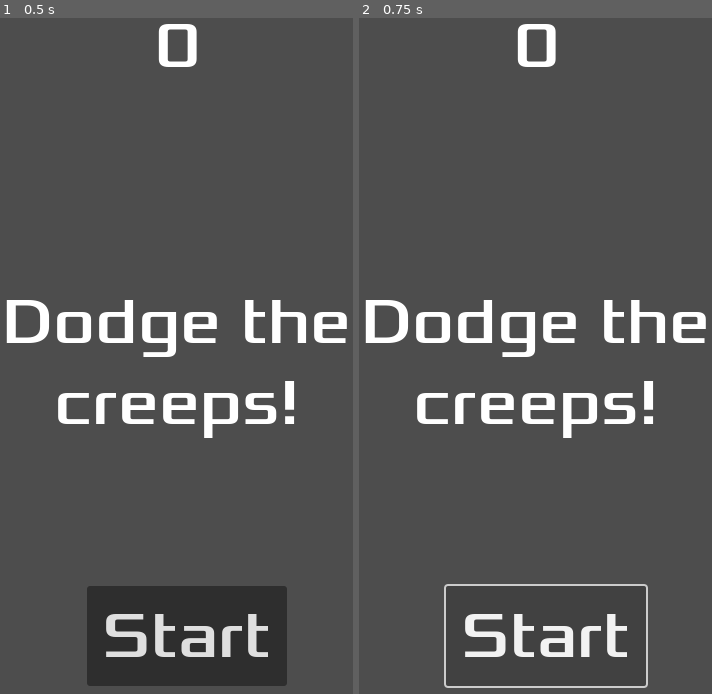
Above: before the commit, frames 1-2 (left to right).
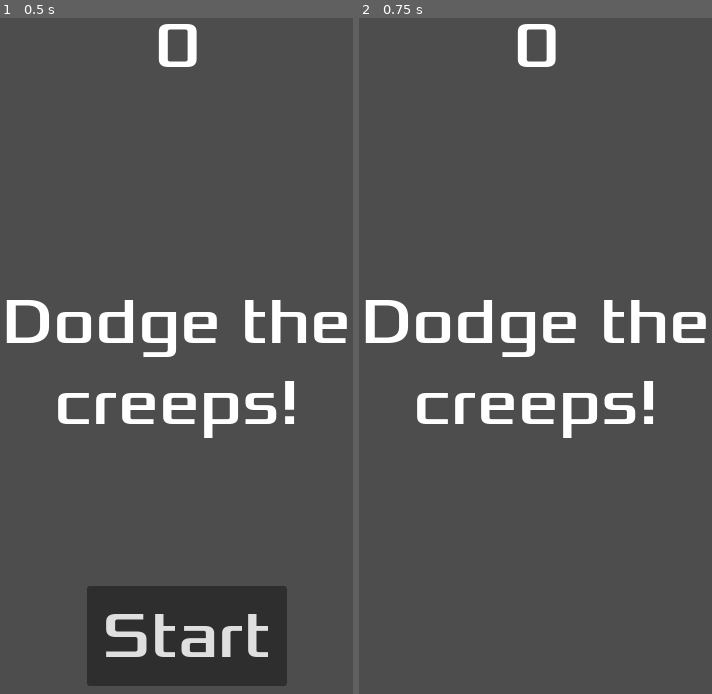
Above: after the commit, the same moments.

Repository: JoelEncinas/Godot-Journey
Game: Godot game, scene res://hud.tscn
The game is run twice, just before and just after one commit, with the same random seed, the same clock (stepped at 60 frames per second) and the same inputs. This scene is started directly instead of the project's main scene.
Inputs:
- Up to frame 1 (0.5 s): no input
- Up to frame 2 (0.75 s): click "Start" at 0.5 s

Frame 1 is identical in both runs. In frame 2, 1.7% of the frame differs, in the area x 24-82%, y 83-100%.

Commit message:
add hud signals

Diff:
--- a/DodgeTheCreeps/hud.gd
+++ b/DodgeTheCreeps/hud.gd
@@ -16,3 +16,13 @@
 
 	await get_tree().create_timer(1.0).timeout
 	$StartButton.show()
+
+func update_score(score):
+	$ScoreLabel.text = str(score)
+
+func _on_message_timer_timeout():
+	$Message.hide()
+
+func _on_start_button_pressed():
+	$StartButton.hide()
+	start_game.emit()
--- a/DodgeTheCreeps/hud.tscn
+++ b/DodgeTheCreeps/hud.tscn
@@ -43,3 +43,6 @@
 [node name="MessageTimer" type="Timer" parent="."]
 wait_time = 2.0
 one_shot = true
+
+[connection signal="pressed" from="StartButton" to="." method="_on_start_button_pressed"]
+[connection signal="timeout" from="MessageTimer" to="." method="_on_message_timer_timeout"]
